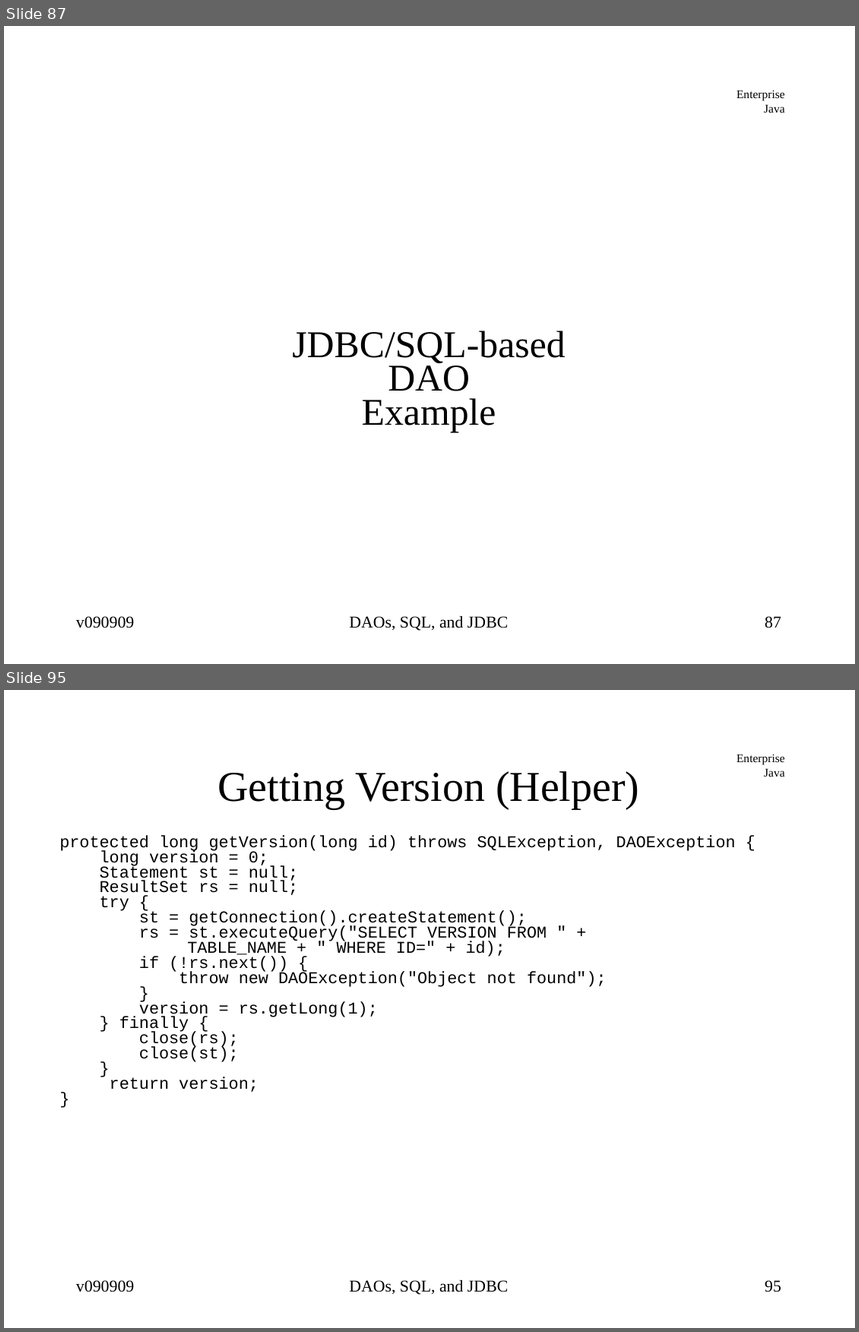
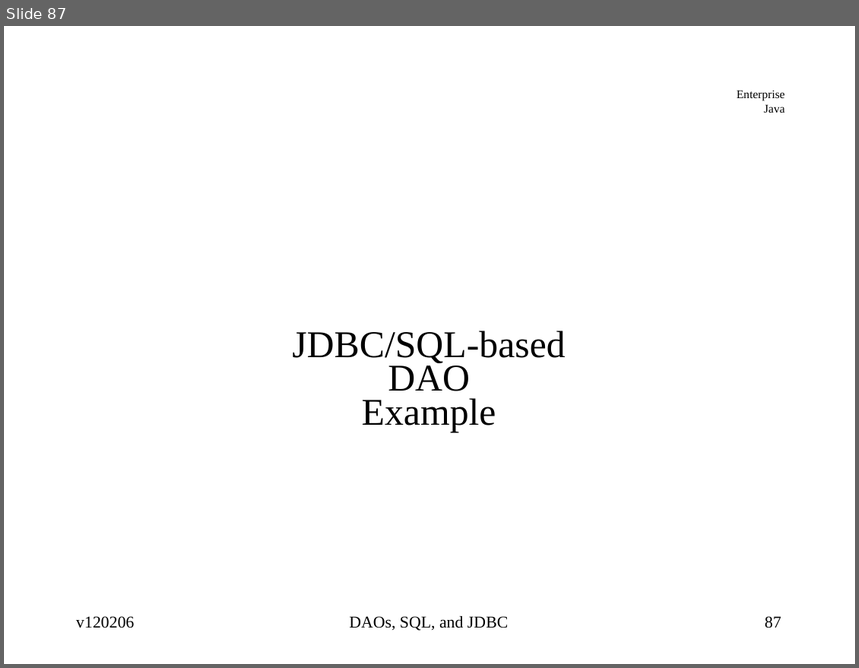
Before and after one commit to jcstaff/ejava-javaee, a slide deck: jdbcDAO/src/site/resources/lectures/jdbcDAO.ppt. Shown one above the other, each under a label of ours: slides 87 and 95 before the commit, slide 87 after it; the slides between them are not shown. The pictures are 859x1332 and 859x668 pixels, drawn with LibreOffice and Linux fonts; fonts in the diff are those of the drawing. Boxes give left, top, right and bottom in pixels: in the first picture for what was removed or moved away, otherwise in the second. Text is boxed around its words. In the diff, an @@ line names an element or a change of style, - is before the commit and + after.

```diff
--- a/jdbcDAO/src/site/resources/lectures/jdbcDAO.ppt
+++ b/jdbcDAO/src/site/resources/lectures/jdbcDAO.ppt
@@ slide 95 removed at bbox=[4, 690, 855, 1328], background #FFFFFF; not listed: 1 template element that a slide beside it also shows @@
@@ title removed at bbox=[218, 771, 640, 809] @@
-Getting Version (Helper)
@@ text removed at bbox=[59, 835, 736, 1092] @@
-protected long getVersion(long id) throws SQLException, DAOException {
-long version = 0;
-Statement st = null;
-ResultSet rs = null;
-try {
-st = getConnection().createStatement();
-rs = st.executeQuery("SELECT VERSION FROM " +
-TABLE_NAME + " WHERE ID=" + id);
-if (!rs.next()) {
-throw new DAOException("Object not found");
-}
-version = rs.getLong(1);
-} finally {
-close(rs);
-close(st);
-}
-return version;
-}
@@ text removed at bbox=[76, 1281, 134, 1293] @@
-v090909
@@ text removed at bbox=[349, 1281, 508, 1295] @@
-DAOs, SQL, and JDBC
@@ page number removed at bbox=[765, 1281, 781, 1293] @@
-95
@@ slide 87 changed as well @@
@@ text at bbox=[76, 617, 134, 629]: text changed @@
-v090909
+v120206
```
Also in this commit, not shown: 95 other slides changed, 1 slide added, 3 other slides removed.
